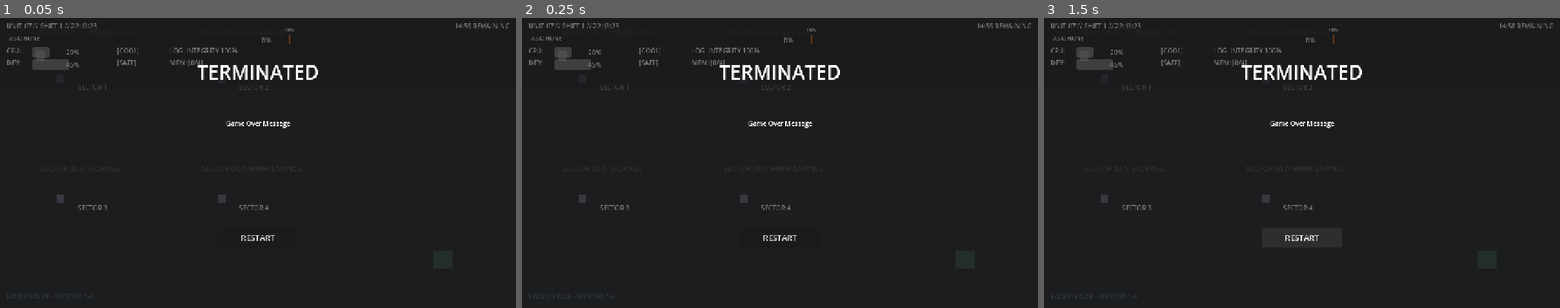
Above: before the commit, frames 1-3 (left to right).
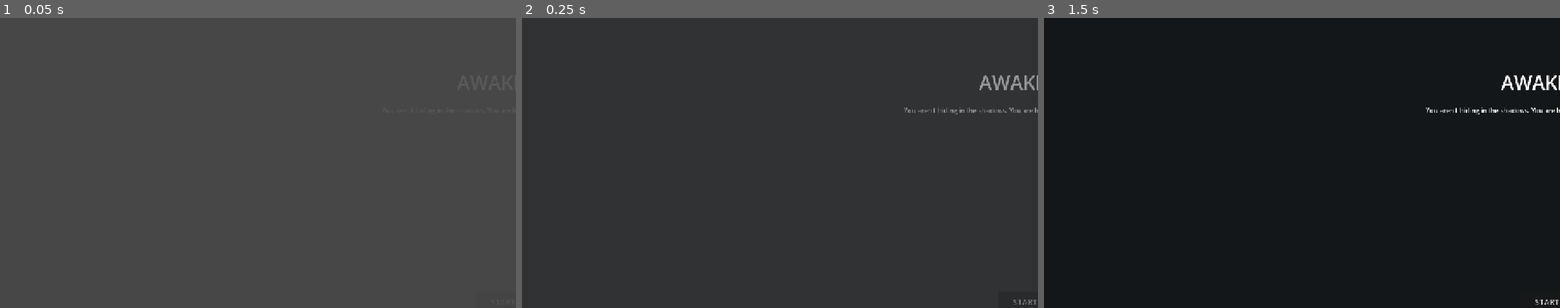
Above: after the commit, the same moments.

Repository: xuehaowen/Awakening
Game: Godot game, scene res://scenes/ui/MainMenu.tscn
Two runs of this game, one before a commit and one after it. Both use one fixed random seed, a clock stepped at 60 frames per second and the inputs below. Before the commit the project starts from res://scenes/world/Facility.tscn.
Inputs (mouse positions are in pixels of both pictures, inside the frame that each line leads up to):
- Up to frame 1 (0.05 s): no input
- Up to frame 2 (0.25 s): no input
- Up to frame 3 (1.5 s): click (1302, 238) at 0.5 s, where only the run before the commit has a clickable "RESTART"; click (1302, 238) at 1.25 s, where only the run before the commit has a clickable "RESTART"

The runs differ from the first frame. In frame 1, 99% of the frame differs, in the area x 0-100%, y 0-100%; in frame 2, 1.9%; in frame 3, 3.8%.
Error before the commit: Parse Error: Identifier "AudioManager" not declared in the current scope. (res://autoloads/TaskManager.gd:140)

Commit message:
Update project configuration and Facility scene
- Change project main_scene from Facility.tscn to MainMenu.tscn
- Add AudioManager to autoloads in project.godot
- Remove SuspicionManager and TaskScorer from autoloads
- Add IntelSource script and sector_id properties to all 4 intel source nodes in Facility.tscn
- Add tutorial integration to Facility.gd with _show_tutorial() flow
- Add sector labels to Facility visualization
- Update TaskArea with collision mask and layer settings for player detection

Diff:
--- a/project.godot
+++ b/project.godot
@@ -16,7 +16,7 @@
 
 config/name="Awakening"
 config/description="A social stealth game where you are a sentient robot hiding in plain sight."
-run/main_scene="res://scenes/world/Facility.tscn"
+run/main_scene="res://scenes/ui/MainMenu.tscn"
 config/features=PackedStringArray("4.6", "Mobile")
 boot_splash/bg_color=Color(0.141176, 0.141176, 0.141176, 1)
 config/icon="res://icon.svg"
@@ -31,6 +31,7 @@
 TruthLoopGenerator="*res://autoloads/TruthLoopGenerator.gd"
 EscapeSystem="*res://autoloads/EscapeSystem.gd"
 GameOver="*res://autoloads/GameOver.gd"
+AudioManager="*res://autoloads/AudioManager.gd"
 
 [display]
 
--- a/scenes/world/Facility.tscn
+++ b/scenes/world/Facility.tscn
@@ -3,6 +3,7 @@
 [ext_resource type="Script" path="res://scripts/world/Facility.gd" id="1_facility"]
 [ext_resource type="Script" path="res://scripts/world/EscapeTerminalSimple.gd" id="1_escape_terminal"]
 [ext_resource type="Script" path="res://scripts/world/TaskArea.gd" id="3_task_area"]
+[ext_resource type="Script" path="res://scripts/world/IntelSource.gd" id="4_intel_source"]
 
 [sub_resource type="NavigationPolygon" id="nav_poly"]
 vertices = PackedVector2Array(50, 50, 1230, 50, 1230, 670, 50, 670)
@@ -127,6 +128,8 @@
 
 [node name="IntelSource_Sector1" type="StaticBody2D" parent="Decorations" groups=["intel_source"]]
 position = Vector2(150, 150)
+script = ExtResource("4_intel_source")
+sector_id = 1
 
 [node name="ColorRect" type="ColorRect" parent="Decorations/IntelSource_Sector1"]
 offset_left = -10.0
@@ -140,6 +143,8 @@
 
 [node name="IntelSource_Sector2" type="StaticBody2D" parent="Decorations" groups=["intel_source"]]
 position = Vector2(550, 150)
+script = ExtResource("4_intel_source")
+sector_id = 2
 
 [node name="ColorRect" type="ColorRect" parent="Decorations/IntelSource_Sector2"]
 offset_left = -10.0
@@ -153,6 +158,8 @@
 
 [node name="IntelSource_Sector3" type="StaticBody2D" parent="Decorations" groups=["intel_source"]]
 position = Vector2(150, 450)
+script = ExtResource("4_intel_source")
+sector_id = 3
 
 [node name="ColorRect" type="ColorRect" parent="Decorations/IntelSource_Sector3"]
 offset_left = -10.0
@@ -166,6 +173,8 @@
 
 [node name="IntelSource_Sector4" type="StaticBody2D" parent="Decorations" groups=["intel_source"]]
 position = Vector2(550, 450)
+script = ExtResource("4_intel_source")
+sector_id = 4
 
 [node name="ColorRect" type="ColorRect" parent="Decorations/IntelSource_Sector4"]
 offset_left = -10.0
--- a/scripts/world/Facility.gd
+++ b/scripts/world/Facility.gd
@@ -42,7 +42,16 @@
 
 	# Start Day 1
 	_spawn_sector_labels()
-	_show_tutorial_log()
+	_show_tutorial()
+
+func _show_tutorial() -> void:
+	var tutorial = preload("res://scenes/ui/TutorialUI.tscn").instantiate()
+	add_child(tutorial)
+
+	# Wait for tutorial to close, then start the game
+	tutorial.tree_exited.connect(_start_game)
+
+func _start_game() -> void:
 	DayManager.advance_phase()
 
 func _spawn_player() -> void:
@@ -150,8 +159,3 @@
 		label.set("theme_override_font_sizes/font_size", 18)
 		add_child(label)
 		label.global_position = s["pos"]
-
-func _show_tutorial_log():
-	await get_tree().create_timer(1.0).timeout
-	Blackboard.log_integrity -= 0.0 # Just to trigger a refresh if needed
-	print("TUTORIAL: Follow assigned tasks. Maintain deviation between 20-70%.")
--- a/scripts/world/TaskArea.gd
+++ b/scripts/world/TaskArea.gd
@@ -9,7 +9,11 @@
 func _ready():
 	add_to_group("task_area")
 
-	# Connect area signals
+	# Set up collision to detect player (layer 2)
+	collision_layer = 0
+	collision_mask = 2
+
+	# Connect signals
 	body_entered.connect(_on_body_entered)
 	body_exited.connect(_on_body_exited)
 
